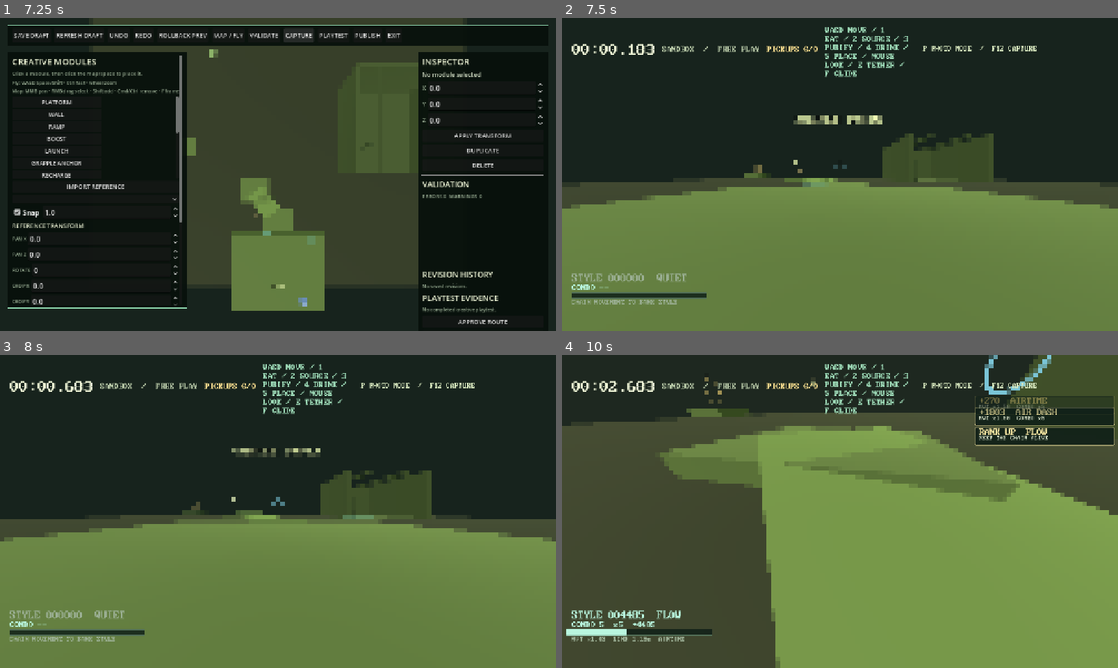
Above: before the commit, frames 1-4 (two rows, left to right).
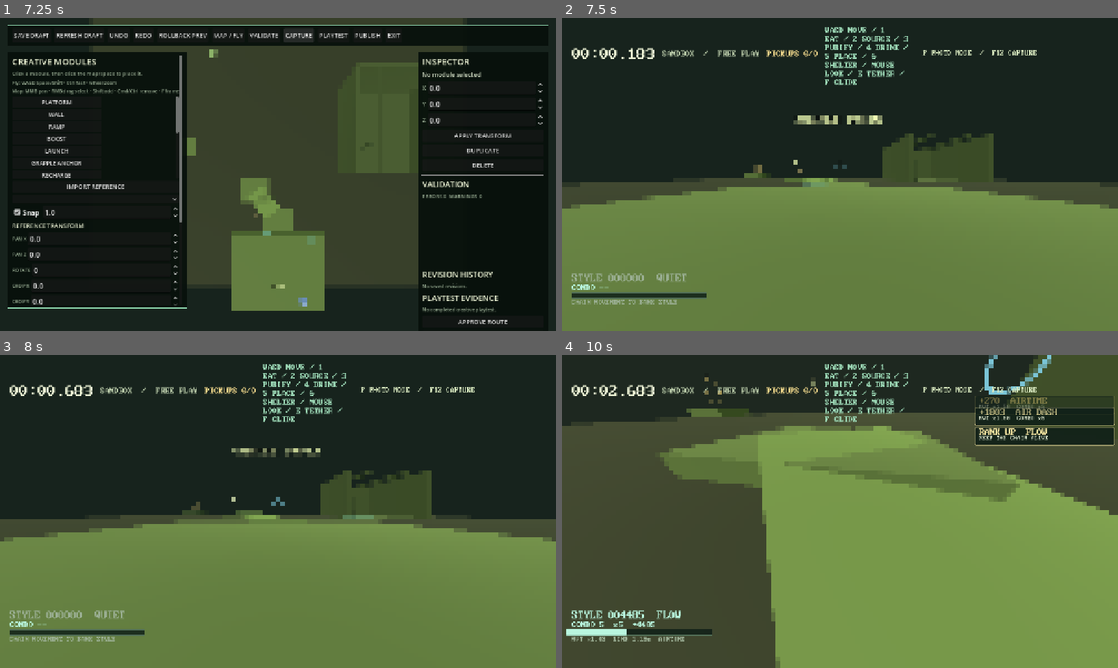
Above: after the commit, the same moments.

Repository: gongahkia/hot-cross-buns
Game: Godot game, scene res://scenes/main.tscn
Same seed, same stepped clock (60 frames per second), same inputs: the game is played once before the commit and once after it.
Inputs (mouse positions are in pixels of both pictures, inside the frame that each line leads up to):
- Up to frame 1 (7.25 s): click "Creative mode" at 0.5 s; click "LAUNCH" at 1.25 s; click "LAUNCH" at 2 s; click "REFRESH DRAFT" at 2.75 s; click "UNDO" at 3.5 s; click "REDO" at 4.25 s; click "MAP / FLY" at 5 s; click "VALIDATE" at 5.75 s; click "CAPTURE" at 6.5 s
- Up to frame 2 (7.5 s): click "PLAYTEST" at 7.25 s
- Up to frame 3 (8 s): no input
- Up to frame 4 (10 s): tap Enter at 8 s; move the mouse to (867, 511) at 8.02 s; hold W (move_forward) from 8.03 s (still down); tap 2 (collect_water) at 8.1 s; click (867, 511) at 8.17 s; tap Space (jump) at 8.27, 8.57, 9.02, 9.32 s; tap 1 (consume_food) at 8.3, 8.85 s; move the mouse to (812, 511) at 8.77 s; click (812, 511) at 8.92 s; tap 4 (consume_water) at 9.05, 9.6 s; move the mouse to (851, 505) at 9.52 s; click (851, 505) at 9.67 s; tap Shift (dash) at 9.8 s

Frame 1 is identical in both runs. In frame 2, 1.7% of the frame differs, in the area x 1-86%, y 8-22%; in frame 3, 1.7%; in frame 4, 1.7%.

Commit message:
Add temporary shelter construction

Diff:
--- a/scripts/main.gd
+++ b/scripts/main.gd
@@ -13,6 +13,7 @@
 const WORLD_WEATHER := preload("res://scripts/world_weather.gd")
 const SURVIVAL_MOVEMENT_POLICY := preload("res://scripts/survival_movement_policy.gd")
 const TRAVERSAL_MATERIAL_PLACEMENT := preload("res://scripts/traversal_material_placement.gd")
+const SHELTER_COST := {"wood": 3, "scrap": 1, "fiber": 2}
 const SANDBOX_GEOMETRY_PATH := "res://scenes/sandbox_geometry.tscn"
 const SANDBOX_GEOMETRY := preload("res://scenes/sandbox_geometry.tscn")
 const SANDBOX_STATION_CENTERS := {
@@ -262,6 +263,8 @@
 			if Input.is_action_just_pressed("purify_water"):Survival.purify_water()
 			if Input.is_action_just_pressed("consume_water"):Survival.consume_water()
 			if Input.is_action_just_pressed("place_material"):_attempt_material_placement()
+			if Input.is_action_just_pressed("build_shelter"):_attempt_shelter_construction()
+			environment["shelter"] = world_streamer.shelter_cover_at(player.global_position)
 			var movement := SURVIVAL_MOVEMENT_POLICY.evaluate(Survival.snapshot(), player.survival_movement_state())
 			player.set_survival_speed_multiplier(float(movement.speed_multiplier))
 			Survival.advance(delta, environment, player.survival_exertion_active())
@@ -879,6 +882,21 @@
 		return
 	Survival.spend_materials(gate.cost)
 	last_sandbox_event = "PLACE ROUTE MARKER"
+
+func _attempt_shelter_construction() -> void:
+	if player == null or world_streamer == null: return
+	var surface: Dictionary = world_streamer.sample_at(player.global_position)
+	var gate := TRAVERSAL_MATERIAL_PLACEMENT.evaluate({"on_floor": player.is_on_floor(), "planar_speed": Vector2(player.velocity.x, player.velocity.z).length(), "traversal_active": player.style_multiplier_active()}, {"distance": 0.0, "slope": float(surface.get("slope", 0.0)), "water": bool(surface.get("water", false))}, Survival.scavenged_materials(), SHELTER_COST)
+	if not bool(gate.allowed):
+		last_sandbox_event = "SHELTER " + str(gate.reason).replace("_", " ").to_upper()
+		return
+	var position := player.global_position
+	position.y = world_streamer.ground_height(position)
+	if not world_streamer.place_temporary_shelter(position, {"type": "shelter", "cost": gate.cost}):
+		last_sandbox_event = "SHELTER TARGET UNAVAILABLE"
+		return
+	Survival.spend_materials(gate.cost)
+	last_sandbox_event = "SHELTER BUILT"
 
 func _photo_metadata() -> Dictionary:
 	var world_data: Dictionary = world_streamer.sample_at(player.global_position) if world_streamer and player else {}
@@ -1698,7 +1716,7 @@
 	var total := _collectible_count(current_level)
 	collect_label.text = "PICKUPS %d/%d" % [RunData.collected, total]
 	if player:
-		tool_label.text = "WASD MOVE / 1 EAT / 2 SOURCE / 3 PURIFY / 4 DRINK / 5 PLACE / MOUSE LOOK / " + player.tool_status()
+		tool_label.text = "WASD MOVE / 1 EAT / 2 SOURCE / 3 PURIFY / 4 DRINK / 5 PLACE / 6 SHELTER / MOUSE LOOK / " + player.tool_status()
 	if bool(current_level.get("procedural", false)):
 		var survival := Survival.snapshot()
 		survival_label.text = "H %03d  T %03d  W %03d  I %03d  F %02d  A %02d/%02d  M %02d/%02d/%02d  X %02d/%02d" % [int(sur …(379 unchanged characters)…
--- a/scripts/settings.gd
+++ b/scripts/settings.gd
@@ -1,7 +1,7 @@
 extends Node
 
 const SAVE_PATH := "user://a_slow_walk_settings.json"
-const ACTIONS := ["move_forward", "move_back", "move_left", "move_right", "jump", "slam", "dash", "sprint", "slide", "grapple", "glide", "consume_food", "collect_water", "purify_water", "consume_water", "place_material", "reset_run", "pause"]
+const ACTIONS := ["move_forward", "move_back", "move_left", "move_right", "jump", "slam", "dash", "sprint", "slide", "grapple", "glide", "consume_food", "collect_water", "purify_water", "consume_water", "place_material", "build_shelter", "reset_run", "pause"]
 const PIXEL_FILTER_OFF := 0
 const PIXEL_FILTER_2X := 2
 const PIXEL_FILTER_4X := 4
@@ -41,6 +41,7 @@
 		"purify_water": [{"type": "key", "code": KEY_3}],
 		"consume_water": [{"type": "key", "code": KEY_4}, {"type": "joy_button", "button": JOY_BUTTON_DPAD_RIGHT}],
 		"place_material": [{"type": "key", "code": KEY_5}],
+		"build_shelter": [{"type": "key", "code": KEY_6}],
 		"reset_run": [{"type": "key", "code": KEY_R}, {"type": "joy_button", "button": JOY_BUTTON_Y}],
 		"pause": [{"type": "key", "code": KEY_ESCAPE}, {"type": "joy_button", "button": JOY_BUTTON_START}]
 	}
--- a/scripts/smoke_test.gd
+++ b/scripts/smoke_test.gd
@@ -24,7 +24,7 @@
 	assert(InputMap.has_action("glide"), "glide input missing")
 	assert(InputMap.has_action("sprint"), "sprint input missing")
 	assert(InputMap.has_action("consume_food"), "food input missing")
-	assert(InputMap.has_action("collect_water") and InputMap.has_action("purify_water") and InputMap.has_action("consume_water") and InputMap.has_action("place_material"), "survival inputs missing")
+	assert(InputMap.has_action("collect_water") and InputMap.has_action("purify_water") and InputMap.has_action("consume_water") and InputMap.has_action("place_material") and InputMap.has_action("build_shelter"), "survival inputs missing")
 	var original_filter_mode := int(app_settings.get("pixel_filter_mode"))
 	app_settings.call("set_pixel_filter_mode", 0)
 	assert(not main.display_filter.visible, "pixel filter remained visible when disabled")
--- /dev/null
+++ b/scripts/survival_shelter_test.gd
@@ -0,0 +1,26 @@
+extends SceneTree
+
+const SURVIVAL = preload("res://scripts/survival_state.gd")
+
+var failed := false
+
+func _initialize() -> void:
+	var exposed := SURVIVAL.new()
+	var sheltered := SURVIVAL.new()
+	exposed.begin_run(20260730)
+	sheltered.begin_run(20260730)
+	var storm := {"temperature": 0.2, "rainfall": 0.9, "weather": {"is_precipitating": true, "intensity": 0.9, "wind_speed": 0.8}}
+	exposed.advance(10.0, storm, false)
+	storm["shelter"] = 0.75
+	sheltered.advance(10.0, storm, false)
+	var outside := exposed.snapshot()
+	var inside := sheltered.snapshot()
+	_expect(float(inside.wetness) < float(outside.wetness) and float(inside.exposure) < float(outside.exposure) and float(inside.warmth) > float(outside.warmth), "shelter protection drifted")
+	exposed.free()
+	sheltered.free()
+	quit(1 if failed else 0)
+
+func _expect(condition: bool, message: String) -> void:
+	if condition: return
+	failed = true
+	push_error(message)
--- a/scripts/survival_state.gd
+++ b/scripts/survival_state.gd
@@ -38,8 +38,9 @@
 	var temperature := float(environment.get("temperature", 0.55))
 	var rainfall := float(environment.get("rainfall", 0.45))
 	var weather: Dictionary = environment.get("weather", {})
-	var precipitation := float(weather.get("intensity", rainfall)) if bool(weather.get("is_precipitating", false)) else 0.0
-	var wind := float(weather.get("wind_speed", 0.0))
+	var shelter := clampf(float(environment.get("shelter", 0.0)), 0.0, 1.0)
+	var precipitation := (float(weather.get("intensity", rainfall)) if bool(weather.get("is_precipitating", false)) else 0.0) * (1.0 - shelter)
+	var wind := float(weather.get("wind_speed", 0.0)) * (1.0 - shelter * 0.75)
 	var drying := 0.16 + maxf(0.0, temperature - 0.5) * 0.22 + wind * 0.16
 	wetness = clampf(wetness + delta * (precipitation * 0.8 - drying), 0.0, MAX_VALUE)
 	exposure = clampf(absf(temperature - 0.55) * 2.0 + wind * 0.24 + wetness * 0.009 + precipitation * 0.3, 0.0, 1.0)
--- a/scripts/traversal_material_placement.gd
+++ b/scripts/traversal_material_placement.gd
@@ -6,8 +6,8 @@
 const MAX_SLOPE := 0.35
 const MAX_DISTANCE := 2.5
 
-static func evaluate(player: Dictionary, surface: Dictionary, inventory: Dictionary) -> Dictionary:
-	var result := {"allowed": false, "reason": "unknown", "cost": MARKER_COST.duplicate()}
+static func evaluate(player: Dictionary, surface: Dictionary, inventory: Dictionary, cost: Dictionary = MARKER_COST) -> Dictionary:
+	var result := {"allowed": false, "reason": "unknown", "cost": cost.duplicate()}
 	if not bool(player.get("on_floor", false)):
 		result.reason = "grounded_required"
 		return result
@@ -20,8 +20,11 @@
 	if bool(surface.get("water", false)) or float(surface.get("slope", 0.0)) > MAX_SLOPE:
 		result.reason = "unsafe_surface"
 		return result
-	for kind: String in MARKER_COST:
-		if int(inventory.get(kind, 0)) < int(MARKER_COST[kind]):
+	if cost.is_empty():
+		result.reason = "materials_required"
+		return result
+	for kind: String in cost:
+		if int(inventory.get(kind, 0)) < int(cost[kind]) or int(cost[kind]) <= 0:
 			result.reason = "materials_required"
 			return result
 	result.allowed = true
--- a/scripts/world_streamer.gd
+++ b/scripts/world_streamer.gd
@@ -39,6 +39,7 @@
 var active_ids: Dictionary = {}
 var landmarks=LANDMARKS.new()
 var streaming_telemetry=STREAMING_TELEMETRY.new()
+var shelters: Array[Node3D] = []
 
 func configure(next_seed: int, next_player: SpeedPlayer) -> void:
 	generator = GENERATOR.new(next_seed)
@@ -46,6 +47,7 @@
 	scheduler = CHUNK_SCHEDULER.new(next_seed)
 	chunk_cache = CHUNK_CACHE.new(128)
 	player = next_player
+	shelters.clear()
 	name = "ExpeditionWorld"
 	refresh(true)
 
@@ -178,6 +180,53 @@
 	marker.add_child(flag)
 	return true
 
+func place_temporary_shelter(world_position: Vector3, record: Dictionary = {}) -> bool:
+	if origin == null: return false
+	var chunk: Vector2i = origin.chunk_at_local(world_position)
+	var root: Node3D = chunks.get(_chunk_id(chunk.x, chunk.y)) as Node3D
+	if root == null: return false
+	var shelter := Node3D.new()
+	shelter.name = "TemporaryShelter"
+	shelter.set_meta("temporary_shelter", true)
+	shelter.set_meta("record", record.duplicate(true))
+	shelter.set_meta("cover_radius", 3.2)
+	root.add_child(shelter)
+	shelter.global_position = world_position
+	var roof := MeshInstance3D.new()
+	var roof_mesh := PrismMesh.new()
+	roof_mesh.left_to_right = 0.5
+	roof_mesh.size = Vector3(3.4, 1.2, 2.8)
+	roof.mesh = roof_mesh
+	roof.position.y = 1.9
+	roof.material_override = _material(Color("#66754c"))
+	shelter.add_child(roof)
+	for offset in [Vector3(-1.35, 0.7, -0.9), Vector3(1.35, 0.7, -0.9), Vector3(-1.35, 0.7, 0.9), Vector3(1.35, 0.7, 0.9)]:
+		var post := MeshInstance3D.new()
+		var post_mesh := CylinderMesh.new()
+		post_mesh.top_radius = 0.07
+		post_mesh.bottom_radius = 0.10
+		post_mesh.height = 1.4
+		post.mesh = post_mesh
+		post.position = offset
+		post.material_override = _material(Color("#9a7650"))
+		shelter.add_child(post)
+	shelters.append(shelter)
+	return true
+
+func shelter_cover_at(world_position: Vector3) -> float:
+	var active_shelters: Array[Node3D] = []
+	var cover := 0.0
+	for shelter: Node3D in shelters:
+		if not is_instance_valid(shelter): continue
+		active_shelters.append(shelter)
+		var radius := float(shelter.get_meta("cover_radius", 0.0))
+		var offset := shelter.global_position - world_position
+		offset.y = 0.0
+		if radius > 0.0 and offset.length() < radius:
+			cover = maxf(cover, 1.0 - offset.length() / radius)
+	shelters = active_shelters
+	return cover
+
 func _update_region() -> void:
 	var region: Dictionary = generator.region_at(origin.world_position(player.global_position))
 	if str(region.id) == current_region_id: return
Not shown, added: docs/temporary-shelter-construction.md
Not shown, changed: docs/traversal-gated-material-placement.md
Not shown, changed: docs/weather-wetness-exposure.md
